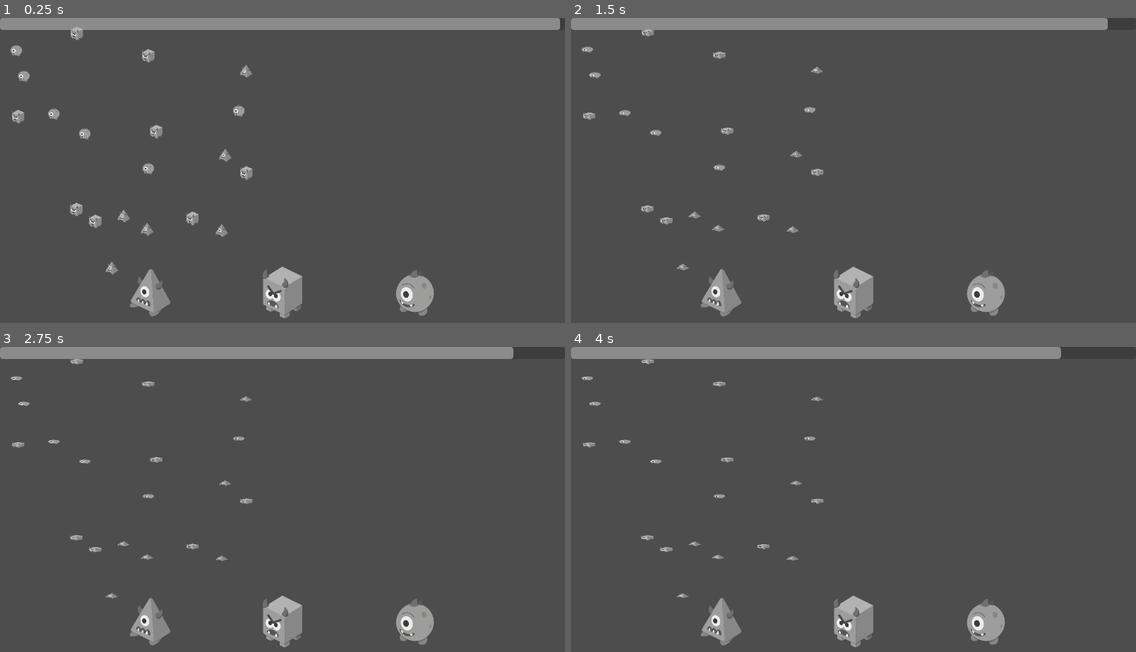
Above: before the commit, frames 1-4 (two rows, left to right).
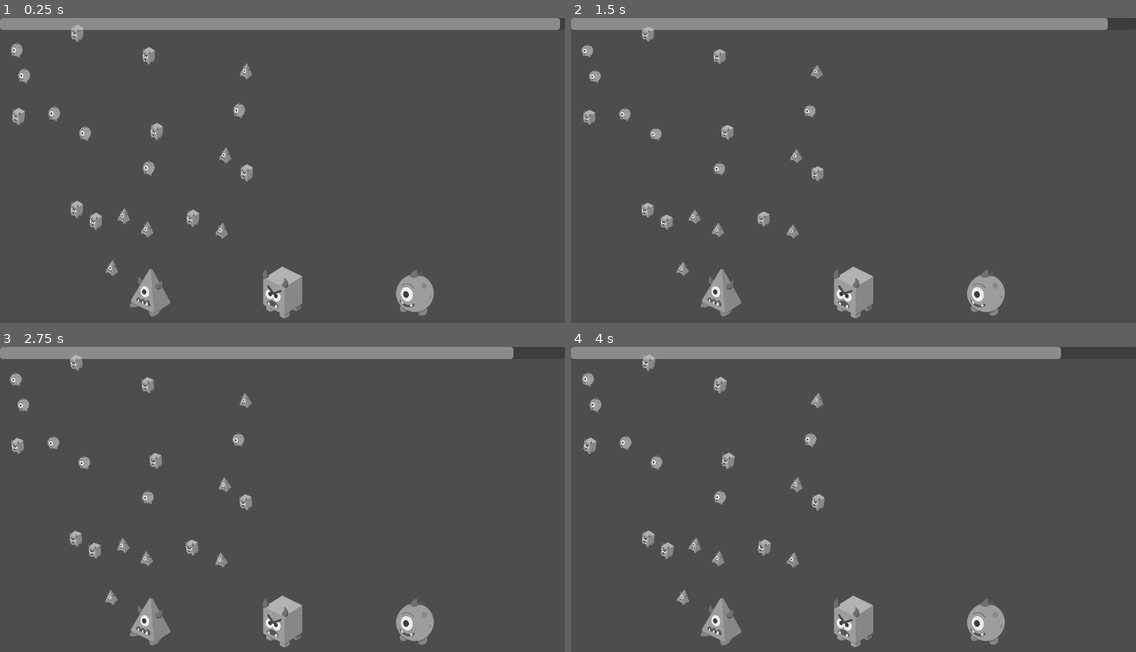
Above: after the commit, the same moments.

Repository: Hunter-Soft/Prototipo-MonstrosSA
Game: Godot game, scene res://Scenes/Level01Test.tscn
Two runs of this game, one before a commit and one after it. Both use one fixed random seed, a clock stepped at 60 frames per second and the inputs below.
Inputs (mouse positions are in pixels of both pictures, inside the frame that each line leads up to):
- Up to frame 1 (0.25 s): no input
- Up to frame 2 (1.5 s): drag from (667, 222) to (808, 109) at 0.52 s; drag from (808, 109) to (667, 222) at 1.27 s
- Up to frame 3 (2.75 s): move the mouse to (84, 462) at 2.02 s; click (84, 462) at 2.17 s
- Up to frame 4 (4 s): drag from (763, 545) to (808, 438) at 2.77 s; drag from (717, 383) to (808, 438) at 3.52 s

The runs differ from the first frame. In frame 1, 0.7% of the frame differs, in the area x 1-45%, y 2-85%; in frame 2, 0.9%; in frame 3, 1.2%; in frame 4, 1.3%.

Commit message:
V0.12: Adição da animação

Diff:
--- a/tavis_4_project/Objects/Prefabs/monster1.tscn
+++ b/tavis_4_project/Objects/Prefabs/monster1.tscn
@@ -18,7 +18,7 @@
 collision_layer = 2
 collision_mask = 2
 script = ExtResource("1_sam45")
-y_squish = Vector2(1, 0.3)
+squish_speed = 8
 animation_resource = SubResource("Resource_68lvm")
 
 [node name="HoverDetectionComponent" parent="." unique_id=1076711001 instance=ExtResource("1_37w2e")]
@@ -27,14 +27,17 @@
 collision_layer = 2
 collision_mask = 0
 
-[node name="AnimatedSprite2D" type="AnimatedSprite2D" parent="." unique_id=448399411]
-position = Vector2(0, 4)
-scale = Vector2(0.15469614, 0.15469602)
-sprite_frames = ExtResource("3_4yboc")
-animation = &"Idle"
-
 [node name="Area2D" type="Area2D" parent="." unique_id=1714980317]
 
 [node name="CollisionShape2D" type="CollisionShape2D" parent="Area2D" unique_id=1755964189]
 position = Vector2(0, 5)
 shape = SubResource("RectangleShape2D_4yboc")
+
+[node name="feet_pivot" type="Node2D" parent="." unique_id=1936517217]
+position = Vector2(0, 15)
+
+[node name="AnimatedSprite2D" type="AnimatedSprite2D" parent="feet_pivot" unique_id=448399411]
+position = Vector2(0, -11)
+scale = Vector2(0.15469614, 0.15469602)
+sprite_frames = ExtResource("3_4yboc")
+animation = &"Idle"
--- a/tavis_4_project/Objects/Prefabs/monster2.tscn
+++ b/tavis_4_project/Objects/Prefabs/monster2.tscn
@@ -6,6 +6,6 @@
 [node name="Monster" unique_id=1365438596 instance=ExtResource("1_tf8uf")]
 monster_type = 1
 
-[node name="AnimatedSprite2D" parent="." index="1" unique_id=448399411]
-position = Vector2(4.7683716e-07, 5)
+[node name="AnimatedSprite2D" parent="feet_pivot" parent_id_path=PackedInt32Array(1936517217) index="0" unique_id=448399411]
+position = Vector2(4.7683716e-07, -11)
 sprite_frames = ExtResource("2_87a8t")
--- a/tavis_4_project/Objects/Prefabs/monster3.tscn
+++ b/tavis_4_project/Objects/Prefabs/monster3.tscn
@@ -1,13 +1,11 @@
 [gd_scene format=3 uid="uid://bk1k8kyraa6kg"]
 
-[ext_resource type="PackedScene" uid="uid://csa8lrpinxgke" path="res://Objects/Prefabs/monster1.tscn" id="1_ylbcu"]
+[ext_resource type="PackedScene" uid="uid://csa8lrpinxgke" path="res://Objects/Prefabs/Monster1.tscn" id="1_ylbcu"]
 [ext_resource type="SpriteFrames" uid="uid://8rgq3x0cwpxj" path="res://Objects/Resources/Visuals/monster3.tres" id="2_wocws"]
 
 [node name="Monster3" unique_id=1365438596 instance=ExtResource("1_ylbcu")]
 monster_type = 2
 
-[node name="AnimatedSprite2D" parent="." index="1" unique_id=448399411]
-position = Vector2(0, 6)
+[node name="AnimatedSprite2D" parent="feet_pivot" parent_id_path=PackedInt32Array(1936517217) index="0" unique_id=448399411]
+position = Vector2(0, -9)
 sprite_frames = ExtResource("2_wocws")
-
-[node name="CooldownTimer" type="Timer" parent="." index="3" unique_id=513216979]
--- a/tavis_4_project/Objects/Prefabs/monsterController.gd
+++ b/tavis_4_project/Objects/Prefabs/monsterController.gd
@@ -1,9 +1,15 @@
 class_name MonsterController
 extends CharacterBody2D
 
-@export var y_squish: Vector2
-@export var rotation_factor: Vector2
-var growing: bool
+@export_subgroup("Animation")
+@onready var pivot: Node2D = $feet_pivot
+
+@export var squish_amount := 0.1
+@export var rotate_amount := 8.0 # degrees
+@export var squish_speed := 2
+
+var time := 0.0
+
 
 @export var animation_resource: AnimationResource
 
@@ -21,36 +27,30 @@
 
 # Called when the node enters the scene tree for the first time.
 func _ready() -> void:
-	print(scale.y)
-	scale.y = float(y_squish.x)
-	print(scale.y)
+	#print(scale.y)
+	#scale.y = float(y_squish.x)
+	#print(scale.y)
 	#animation_resource = animation_resource.duplicate()
 	#animation_resource.master = self
 	pass # Replace with function body.
 
 # Called every frame. 'delta' is the elapsed time since the previous frame.
+#@export var squish_amount: = 0.1
+#@export var rotate_amount: = 0.1
+#@export var squish_speed: = 2.0
+#var time: = 0.0
+
 func _process(delta: float) -> void:
-	#walkState(1, 10, 1)
-	#animation_resource.animateIdle()
-	if scale.y <= y_squish.y:
-		growing = true
-		#scale.y = lerp(scale.y, y_squish.x, 1 * delta)
-		#print("Aumentando")
-		#print(scale.y)
-	elif scale.y >= y_squish.x:
-		growing = false
-		#scale.y = lerp(scale.y, y_squish.y, 1 * delta)
-		#print("Diminuindo")
-		#print(scale.y)
-	if growing:
-		scale.y = lerp(scale.y, y_squish.x, 1 * delta)
-		#print("Aumentando")
-		#print(scale.y)
-	else:
-		scale.y = lerp(scale.y, y_squish.y, 1 * delta)
-		#print("Diminuindo")
-		#print(scale.y)
-	pass
+	idleState(delta)
+
+func idleState(delta):
+	time += delta
+
+	var t = sin(time * squish_speed)
+	var t2 = sin(time * 0.25 * squish_speed)
+
+	pivot.scale.y = 1.0 + t * squish_amount
+	pivot.rotation_degrees = t2 * rotate_amount
 
 #func walkState(cooldown: float, distance_to_travel: float, speed: float) -> void:
 	#await $CooldownTimer.timeout
--- a/tavis_4_project/Scripts/timer.gd
+++ b/tavis_4_project/Scripts/timer.gd
@@ -22,7 +22,7 @@
 	time_bar.value = (current_time / max_time) * 100
 
 func time_up():
-	print("Acabou o tempo")
+	#print("Acabou o tempo")
 	pass
 
 func regainTime(time_regained: float):
